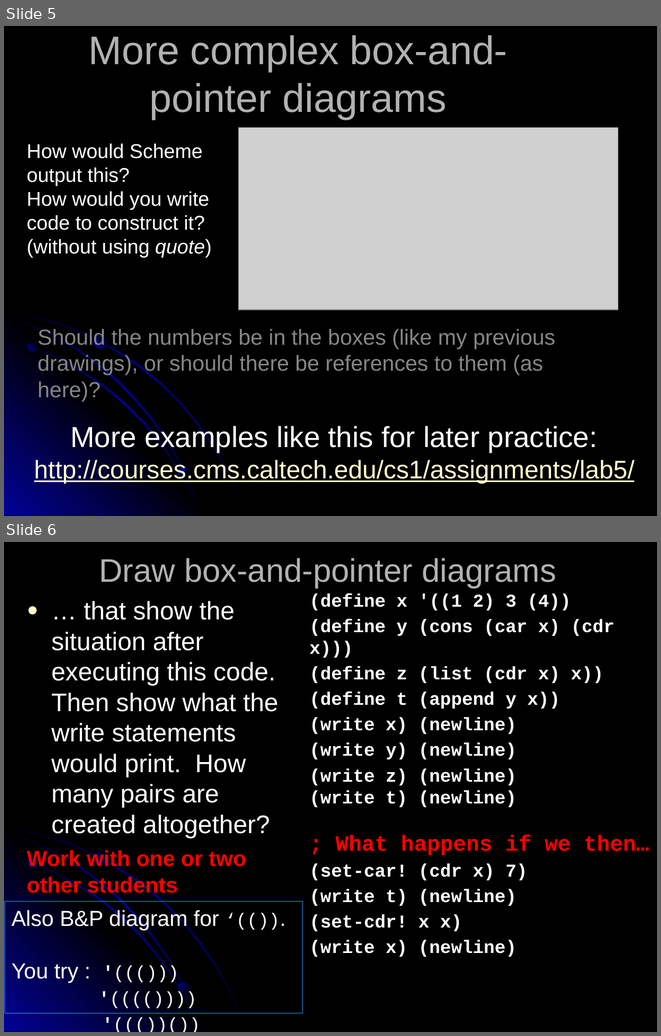
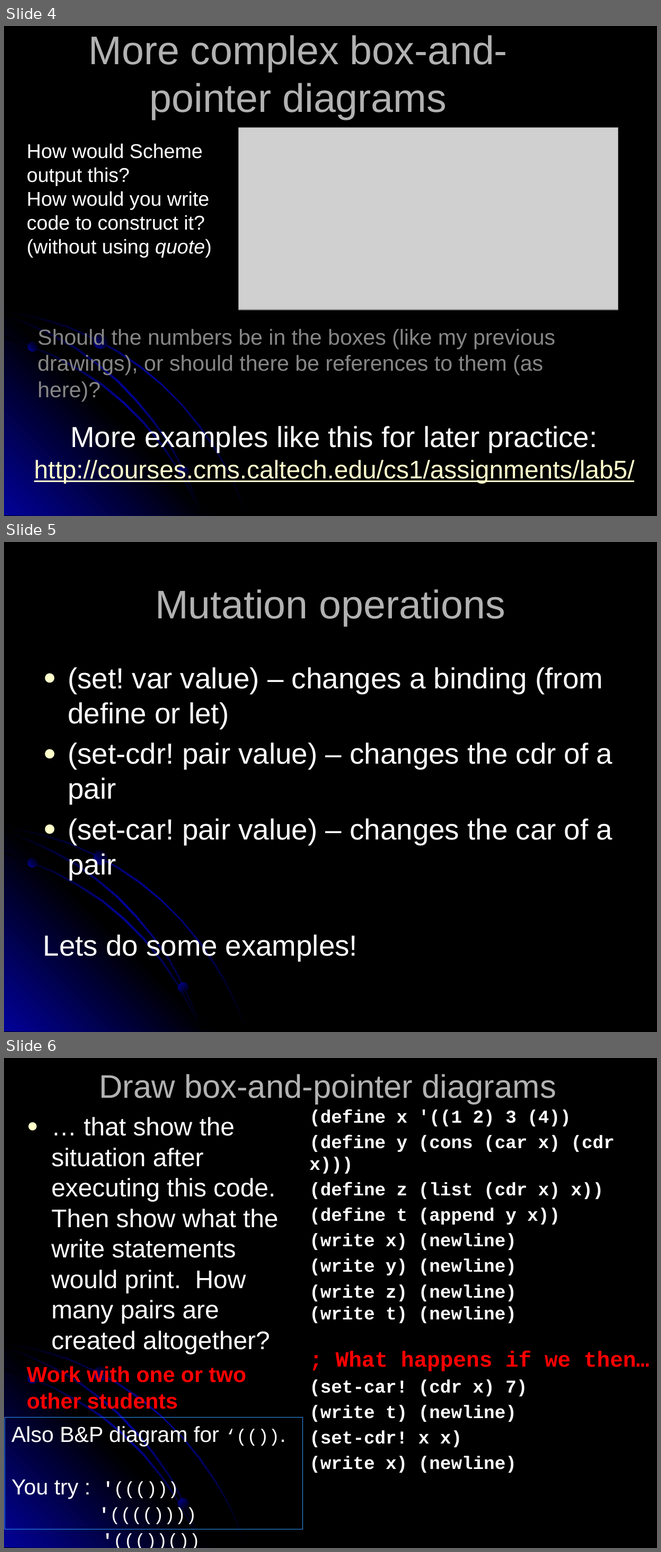
Before and after one commit to RHIT-CSSE/csse304, a slide deck: ClassMaterials/OddsAndEnds/06-OddsAndEnds.pptx. Shown one above the other, each under a label of ours: slides 5 and 6 before the commit, slides 4, 5 and 6 after it. The pictures are 661x1036 and 661x1552 pixels, drawn with LibreOffice and Linux fonts; fonts in the diff are those of the drawing; grey boxes stand for pictures. Boxes give left, top, right and bottom in pixels: in the first picture for what was removed or moved away, otherwise in the second. Text is boxed around its words. In the diff, an @@ line names an element or a change of style, - is before the commit and + after.

```diff
--- a/ClassMaterials/OddsAndEnds/06-OddsAndEnds.pptx
+++ b/ClassMaterials/OddsAndEnds/06-OddsAndEnds.pptx
@@ slide 5 added at bbox=[4, 542, 657, 1032], background #000000; not listed: 7 template elements that a slide beside it also shows @@
@@ title added at bbox=[155, 589, 505, 626], 44 pt, text #B2B2B2 @@
+Mutation operations
@@ text added at bbox=[43, 667, 612, 961], 32 pt, text #FFFFFF @@
+● (set! var value) – changes a binding (from define or let)
+● (set-cdr! pair value) – changes the cdr of a pair
+● (set-car! pair value) – changes the car of a pair
+Lets do some examples!
@@ what was slide 5 is now slide 4 @@
```
Also in this commit, not shown: 1 slide changed, 1 slide removed, 3 other files.
